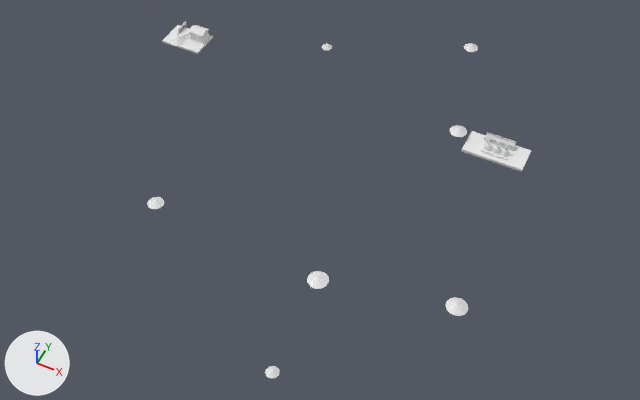
The FBX model Assets/Art/KayseriIsland/Models/Coal/Phase1/Theme_P1.fbx as it was, and as the next commit left it.
One viewpoint serves both versions: a 50 mm lens placed at (169.0, -316.0, 365.0), pointed at (19.0, -16.0, -9.0). Arrows for +X, +Y and +Z are at lower left; the lights stay in place. The older version comes first.

Objects in the first picture: 'Theme.CokeOvens', 'Theme.CokeStock', 'Theme.Screened0', 'Theme.Screens', 'Theme.Slack0', 'Theme.Slack1', 'Theme.Slack2', 'Theme.Slack4', 'Theme.Slack5' and 1 more.
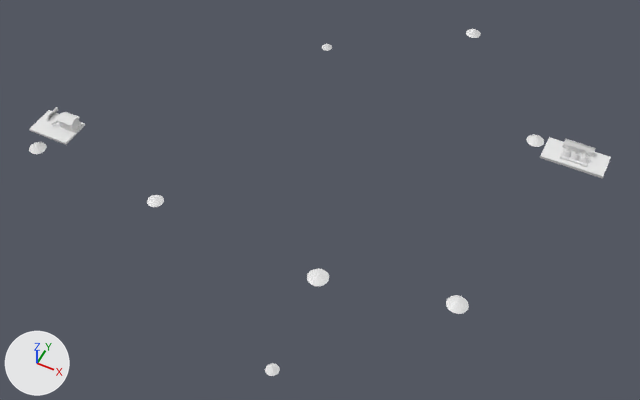
Boxes [x1, y1, x2, y2] around the edits, measured in the pictures (640 x 400 px; the box of a moved part takes in the faces that stretch with it):
'Theme.CokeOvens', reshaped: before [461, 131, 531, 172]; after [540, 137, 611, 178]
'Theme.Screens', moved: before [162, 22, 213, 54]; after [29, 107, 85, 144]
'Theme.Slack5', moved: before [446, 297, 468, 316]; after [446, 295, 469, 314]
'Theme.Slack2', moved: before [307, 271, 329, 289]; after [307, 269, 329, 286]
'Theme.CokeStock', moved: before [450, 125, 467, 137]; after [526, 135, 544, 147]
'Theme.Screened0', moved: before [170, 36, 186, 46]; after [29, 142, 47, 154]
'Theme.Slack1', moved: before [464, 43, 478, 52]; after [466, 29, 481, 38]
'Theme.Slack4', moved: before [147, 197, 164, 209]; after [147, 195, 164, 207]
'Theme.Slack0', moved: before [265, 366, 280, 378]; after [265, 363, 280, 376]
part 2 of me_theme_cokeovens_001, moved or reshaped: before [461, 131, 531, 172]; after [540, 137, 611, 178]
part 3 of me_theme_cokeovens_001, moved or reshaped: before [498, 154, 507, 160]; after [560, 155, 569, 161]
part 4 of me_theme_cokeovens_001, moved or reshaped: before [500, 148, 510, 157]; after [561, 149, 571, 158]
part 5 of me_theme_cokeovens_001, moved or reshaped: before [489, 151, 499, 157]; after [569, 158, 578, 164]
part 6 of me_theme_cokeovens_001, moved or reshaped: before [491, 145, 501, 154]; after [570, 151, 580, 161]
part 7 of me_theme_cokeovens_001, moved or reshaped: before [481, 149, 490, 154]; after [578, 161, 587, 167]
part 8 of me_theme_cokeovens_001, moved or reshaped: before [482, 142, 492, 151]; after [579, 154, 590, 164]
part 9 of me_theme_cokeovens_001, moved or reshaped: before [484, 134, 516, 150]; after [563, 140, 595, 157]
part 10 of me_theme_cokeovens_001, moved or reshaped: before [487, 132, 516, 143]; after [565, 138, 596, 149]

The change, as a diff of the scene's bpy script:
```diff
--- a/Assets/Art/KayseriIsland/Models/Coal/Phase1/Theme_P1.fbx.py
+++ b/Assets/Art/KayseriIsland/Models/Coal/Phase1/Theme_P1.fbx.py
@@ me_theme_cokeovens_001 @@
-me_theme_cokeovens_001.from_pydata(...)  # 168 vertices, 288 faces; spans x 80.0..116.0, y 43.5..60.5, z 3.7..12.6
+me_theme_cokeovens_001.from_pydata(...)  # 168 vertices, 288 faces; spans x 122.0..158.0, y 57.5..74.5, z 4.7..13.6
+# me_theme_cokeovens_001 part 2: the loose piece of 8 vertices spanning x 80.0..116.0, y 43.5..60.5, z 3.7..5.3 is moved by (42.0, 14.0, 1.1)
+# me_theme_cokeovens_001 part 3: the loose piece of 8 vertices spanning x 100.7..105.7, y 46.6..48.2, z 5.3..6.4 is moved by (31.6, 14.0, 1.1)
+# me_theme_cokeovens_001 part 4: the loose piece of 24 vertices spanning x 100.1..106.3, y 47.9..54.1, z 5.3..8.7 is moved by (31.6, 14.0, 1.1)
+# me_theme_cokeovens_001 part 5: the loose piece of 8 vertices spanning x 95.5..100.5, y 46.6..48.2, z 5.3..6.4 is moved by (42.0, 14.0, 1.1)
+# me_theme_cokeovens_001 part 6: the loose piece of 24 vertices spanning x 94.9..101.1, y 47.9..54.1, z 5.3..8.7 is moved by (42.0, 14.0, 1.1)
+# me_theme_cokeovens_001 part 7: the loose piece of 8 vertices spanning x 90.3..95.3, y 46.6..48.2, z 5.3..6.4 is moved by (52.4, 14.0, 1.1)
+# me_theme_cokeovens_001 part 8: the loose piece of 24 vertices spanning x 89.7..95.9, y 47.9..54.1, z 5.3..8.7 is moved by (52.4, 14.0, 1.1)
+# me_theme_cokeovens_001 part 9: the loose piece of 8 vertices spanning x 89.2..106.8, y 55.7..59.1, z 5.3..8.5 is moved by (42.0, 14.0, 1.1)
+# me_theme_cokeovens_001 part 10: the loose piece of 8 vertices spanning x 89.2..106.8, y 58.8..59.2, z 8.5..9.4 is moved by (42.0, 14.0, 1.1)
+# other edits to the shape of me_theme_cokeovens_001 do not show in these pictures
 me_theme_cokeovens_001.materials.append(mat_concrete_dk)
@@ me_theme_screens_001 @@
-me_theme_screens_001.from_pydata(...)  # 118 vertices, 196 faces; spans x -119.0..-93.0, y 39.0..59.1, z 15.4..24.6
+me_theme_screens_001.from_pydata(...)  # 118 vertices, 196 faces; spans x -147.0..-121.0, y -63.0..-42.9, z 3.6..12.8
+# me_theme_screens_001 part 1: the whole mesh is moved by (-28.0, -102.0, -11.8)
 me_theme_screens_001.materials.append(mat_soot)
@@ ob_theme_screened0 @@
 ob_theme_screened0 = bpy.data.objects.new('Theme.Screened0', me_theme_screened0_001)
-ob_theme_screened0.location = (-110.0, 43.0, 16.6)
+ob_theme_screened0.location = (-138.0, -63.9, 4.8)
@@ ob_theme_slack1 @@
 ob_theme_slack1 = bpy.data.objects.new('Theme.Slack1', me_theme_slack1_001)
-ob_theme_slack1.location = (51.0, 140.0, -0.3)
+ob_theme_slack1.location = (52.0, 136.3, 14.1)
@@ ob_theme_slack5 @@
 ob_theme_slack5 = bpy.data.objects.new('Theme.Slack5', me_theme_slack5_001)
-ob_theme_slack5.location = (116.0, -59.0, 3.5)
+ob_theme_slack5.location = (116.0, -59.0, 5.3)
@@ ob_theme_slack4 @@
 ob_theme_slack4 = bpy.data.objects.new('Theme.Slack4', me_theme_slack4_001)
-ob_theme_slack4.location = (-52.0, -71.0, 7.9)
+ob_theme_slack4.location = (-52.0, -71.0, 9.5)
@@ ob_theme_cokestock @@
 ob_theme_cokestock = bpy.data.objects.new('Theme.CokeStock', me_theme_cokestock_001)
-ob_theme_cokestock.location = (74.0, 53.0, 8.8)
+ob_theme_cokestock.location = (116.0, 67.0, 7.2)
@@ ob_theme_slack2 @@
 ob_theme_slack2 = bpy.data.objects.new('Theme.Slack2', me_theme_slack2_001)
-ob_theme_slack2.location = (48.0, -76.0, 5.0)
+ob_theme_slack2.location = (48.0, -76.0, 7.1)
@@ ob_theme_screens @@
 ob_theme_screens = bpy.data.objects.new('Theme.Screens', me_theme_screens_001)
-ob_theme_screens.location = (0.0, 0.0, 0.0)
+ob_theme_screens.location = (0.0, 4.9, 6.4)
@@ ob_theme_slack0 @@
 ob_theme_slack0 = bpy.data.objects.new('Theme.Slack0', me_theme_slack0_001)
-ob_theme_slack0.location = (53.0, -133.0, 5.2)
+ob_theme_slack0.location = (52.6, -132.2, 6.0)
```
